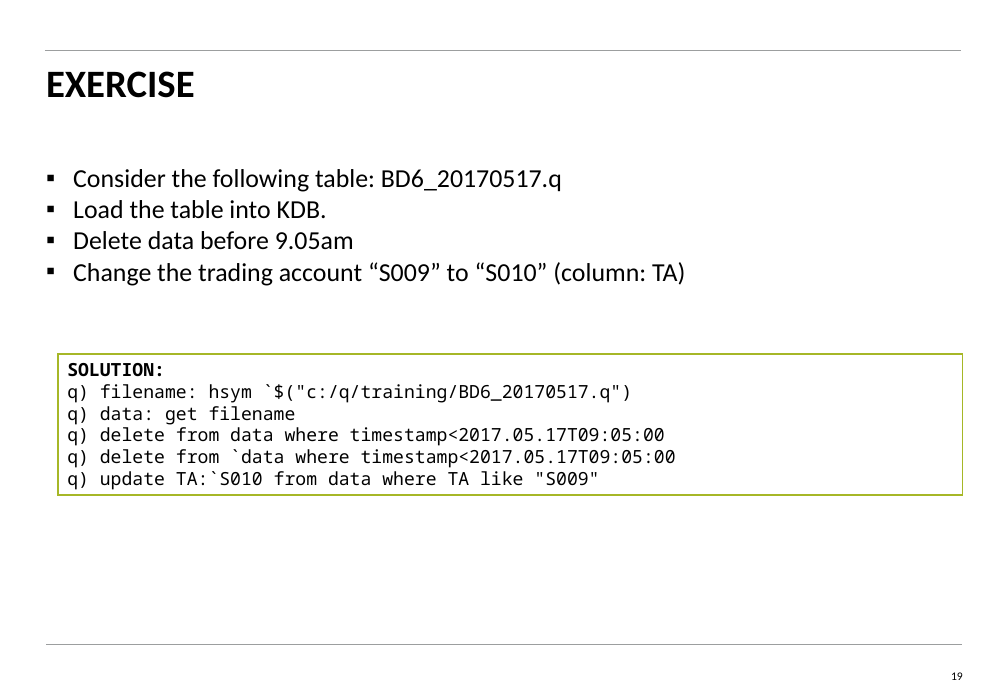
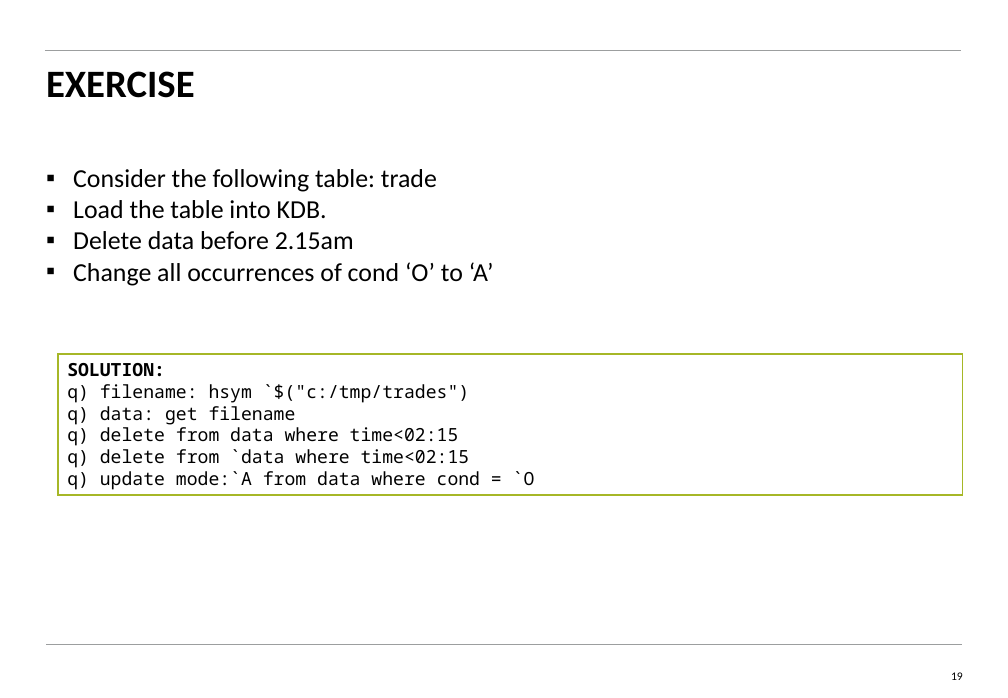
Before and after one commit to kenwjj/Q-ingSpree, a slide deck: slide 19 of kdb_training/KDB_2day_Training_Day2_students-kw.pptx. Drawn at 1008x698 pixels with LibreOffice and Linux fonts; fonts in the diff are those of the drawing. Boxes give left, top, right and bottom in pixels: in the first picture for what was removed or moved away, otherwise in the second. Text is boxed around its words. In the diff, an @@ line names an element or a change of style, - is before the commit and + after.

```diff
--- a/kdb_training/KDB_2day_Training_Day2_students-kw.pptx
+++ b/kdb_training/KDB_2day_Training_Day2_students-kw.pptx
@@ text at (73,169,437,192): text changed @@
-▪ Consider the following table: BD6_20170517.q
+▪ Consider the following table: trade
@@ text at (73,231,494,286): text changed @@
-▪ Delete data before 9.05am
-▪ Change the trading account “S009” to “S010” (column: TA)
+▪ Delete data before 2.15am
+▪ Change all occurrences of cond ‘O’ to ‘A’
@@ text in rectangle at (67,384,469,403): text changed @@
-q) filename: hsym `$("c:/q/training/BD6_20170517.q")
+q) filename: hsym `$("c:/tmp/trades")
@@ text in rectangle at (67,424,535,490): text changed @@
-q) delete from data where timestamp<2017.05.17T09:05:00
-q) delete from `data where timestamp<2017.05.17T09:05:00
-q) update TA:`S010 from data where TA like "S009"
+q) delete from data where time<02:15
+q) delete from `data where time<02:15
+q) update mode:`A from data where cond = `O
```
Also in this commit, not shown: 9 other slides changed, 1 slide added, 2 other files.
